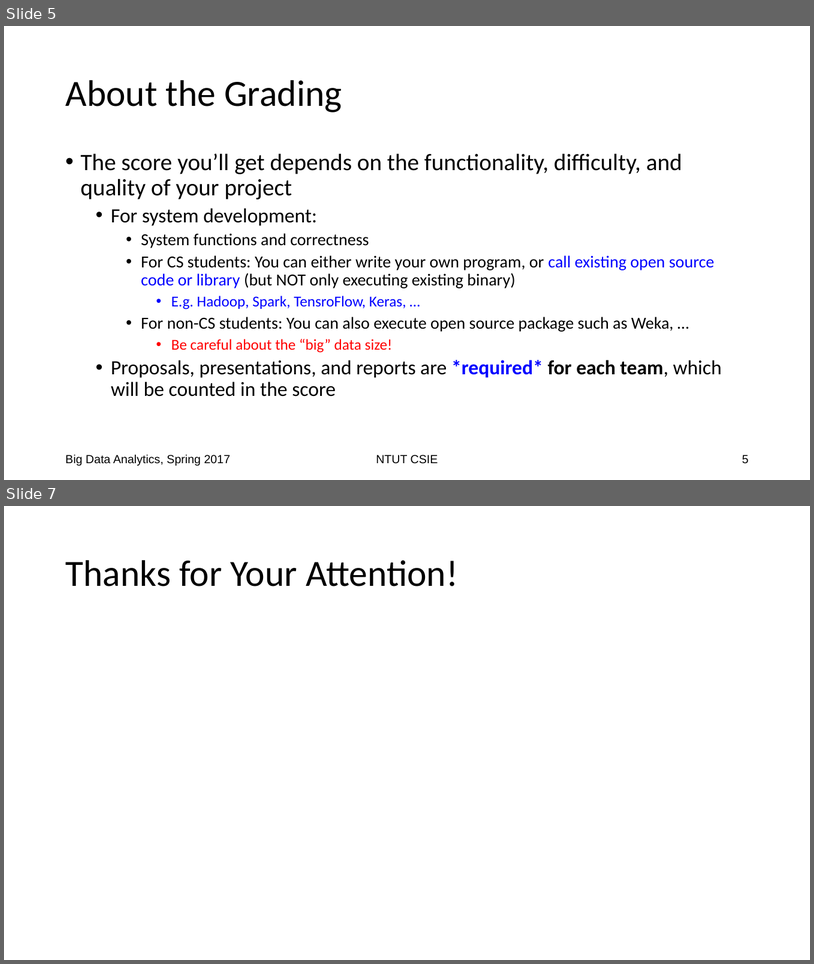
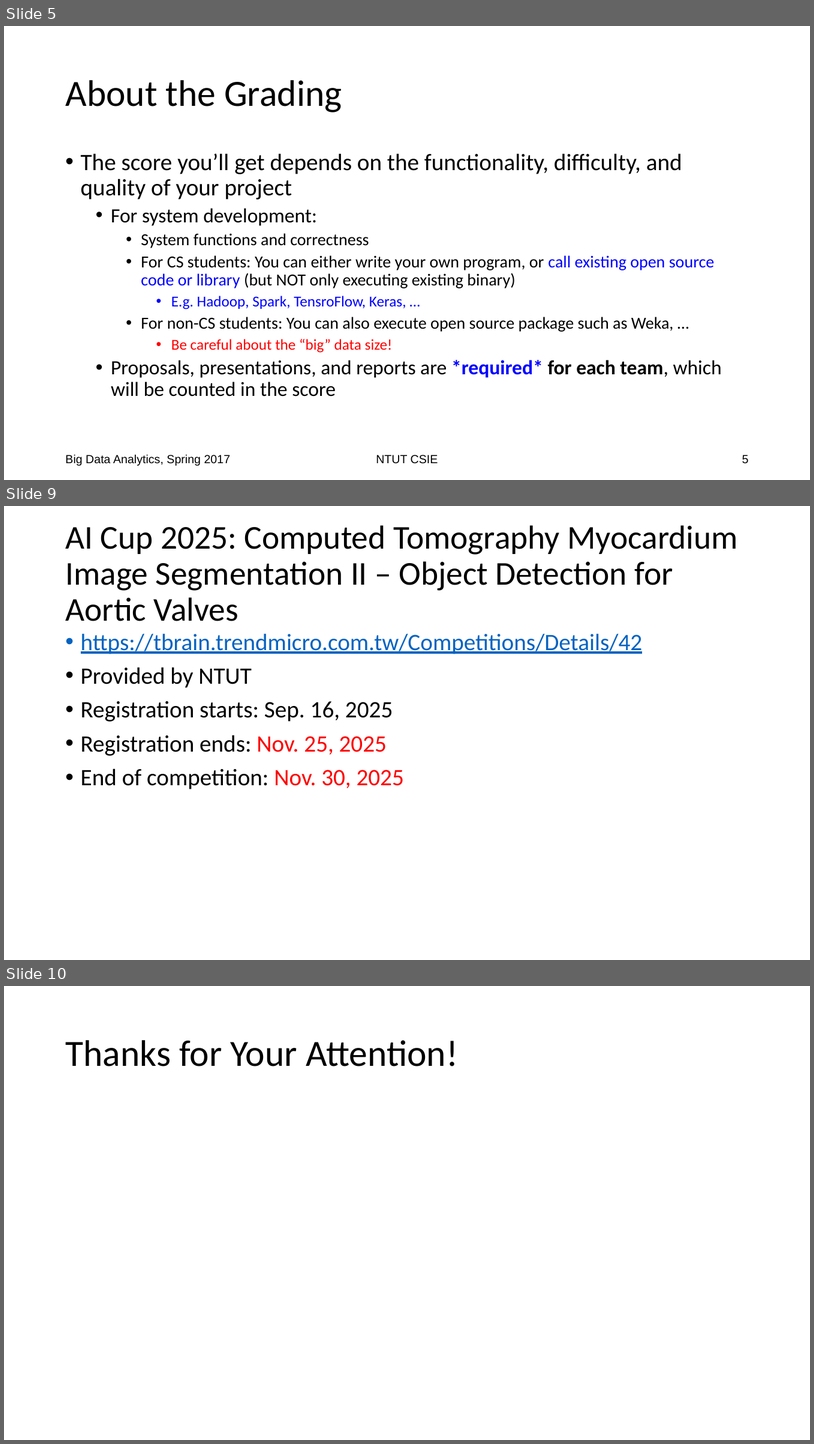
Before and after one commit to chriswjh/chriswjh.github.io, a slide deck: BDM/proposal.pptx. Shown one above the other, each under a label of ours: slides 5 and 7 before the commit, slides 5, 9 and 10 after it; the slides between them are not shown. The pictures are 814x964 and 814x1444 pixels, drawn with LibreOffice and Linux fonts; fonts in the diff are those of the drawing. Boxes give left, top, right and bottom in pixels: in the first picture for what was removed or moved away, otherwise in the second. Text is boxed around its words. In the diff, an @@ line names an element or a change of style, - is before the commit and + after.

```diff
--- a/BDM/proposal.pptx
+++ b/BDM/proposal.pptx
@@ slide 9 added at <box>4,506,810,960</box>, background #FFFFFF @@
@@ title added at <box>65,525,738,621</box>, 39.6 pt, text #000000 @@
+AI Cup 2025: Computed Tomography Myocardium Image Segmentation II – Object Detection for Aortic Valves
@@ text added at <box>81,633,643,789</box>, 28 pt, text #000000 @@
+• https://tbrain.trendmicro.com.tw/Competitions/Details/42
+• Provided by NTUT
+• Registration starts: Sep. 16, 2025
+• Registration ends: Nov. 25, 2025
+• End of competition: Nov. 30, 2025
@@ what was slide 7 is now slide 10 @@
```
Also in this commit, not shown: 4 slides changed, 2 other slides added.
